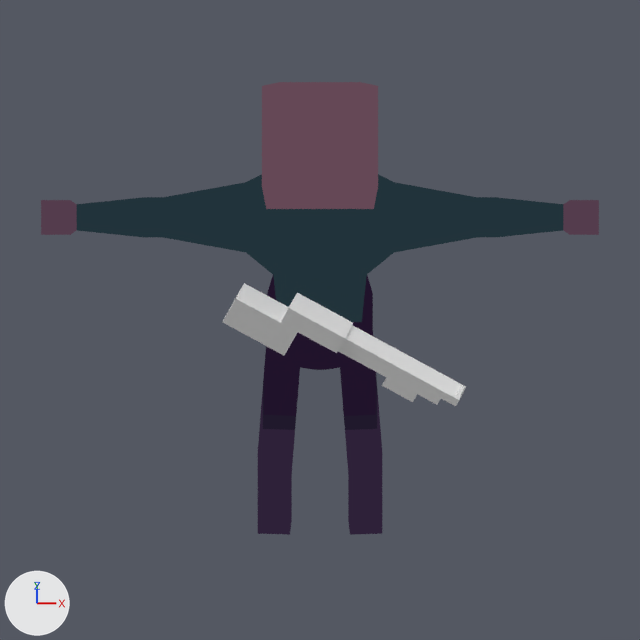
Two versions of the Blender file bleed-client/blender/Man.blend, one commit apart.
The view is the same before and after, from the file's camera 'Camera.001'. Lighting does not change. The marker at lower left points along +X, +Y and +Z.

In view in the first picture: 'Character', 'Shotgun'.
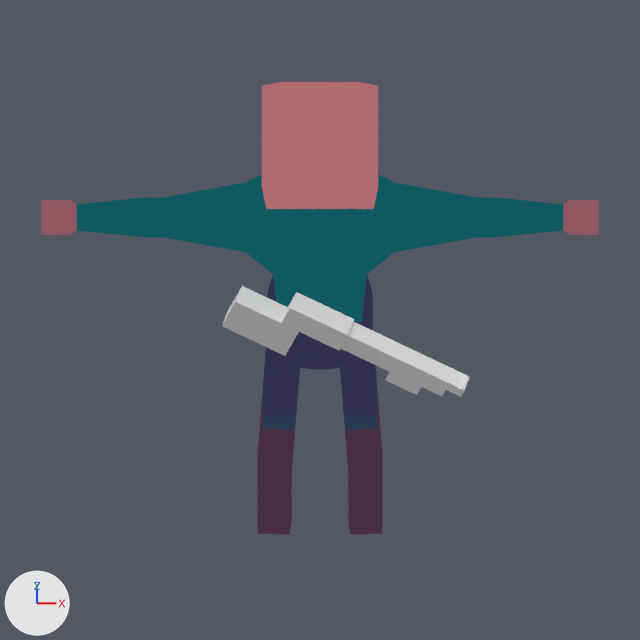
Changed parts and their boxes (x1, y1, x2, y2) in the pictures (640 x 640 px):
'Character', surface changed: (41, 82, 599, 535) in both
'Shotgun', turned: before (223, 283, 466, 406); after (222, 286, 470, 397)

The change, as a list of edits to the scene's bpy script:
```text
Add img_shade2_png:
    img_shade2_png = load_image('shade2.png', '../palettes/shade2.png', 48, 1, 'sRGB')
Change mat_material_001:
    mat_material_001.texture: img_shade3_png -> img_shade2_png
Change ob_shotgun:
    ob_shotgun.rotation_euler: (1.54, 3.501, -0.351) -> (1.54, 3.501, -0.271)  # degrees (88, 201, -20) -> degrees (88, 201, -16)
```
